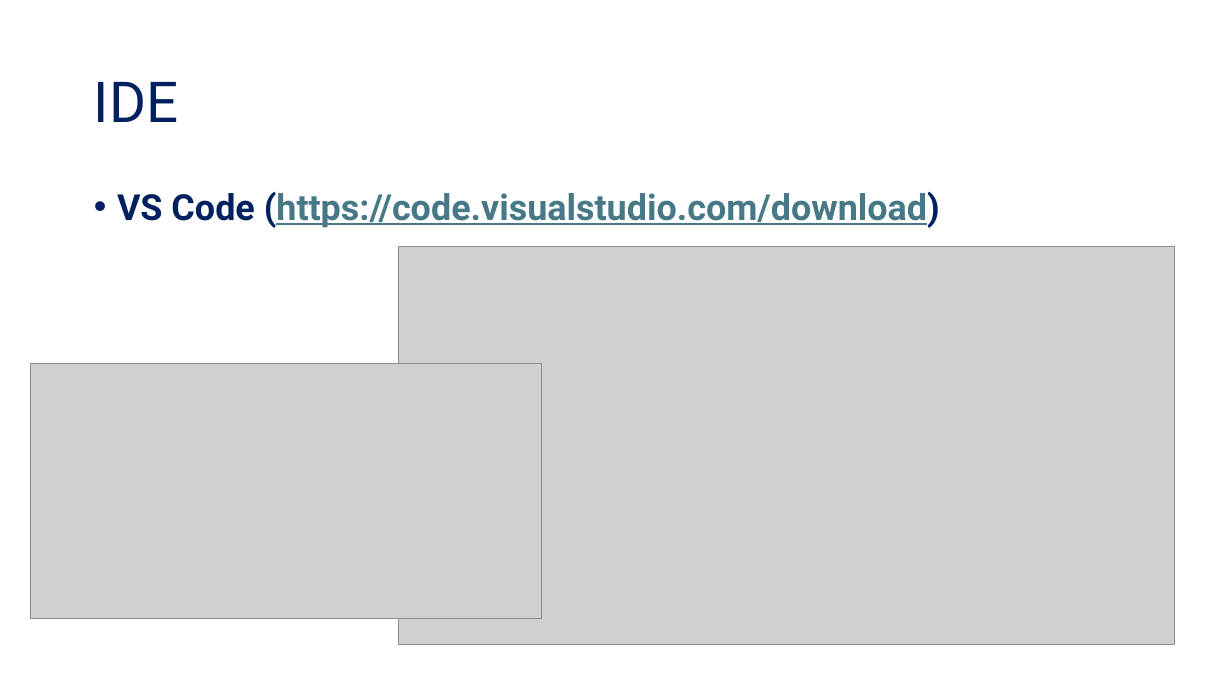
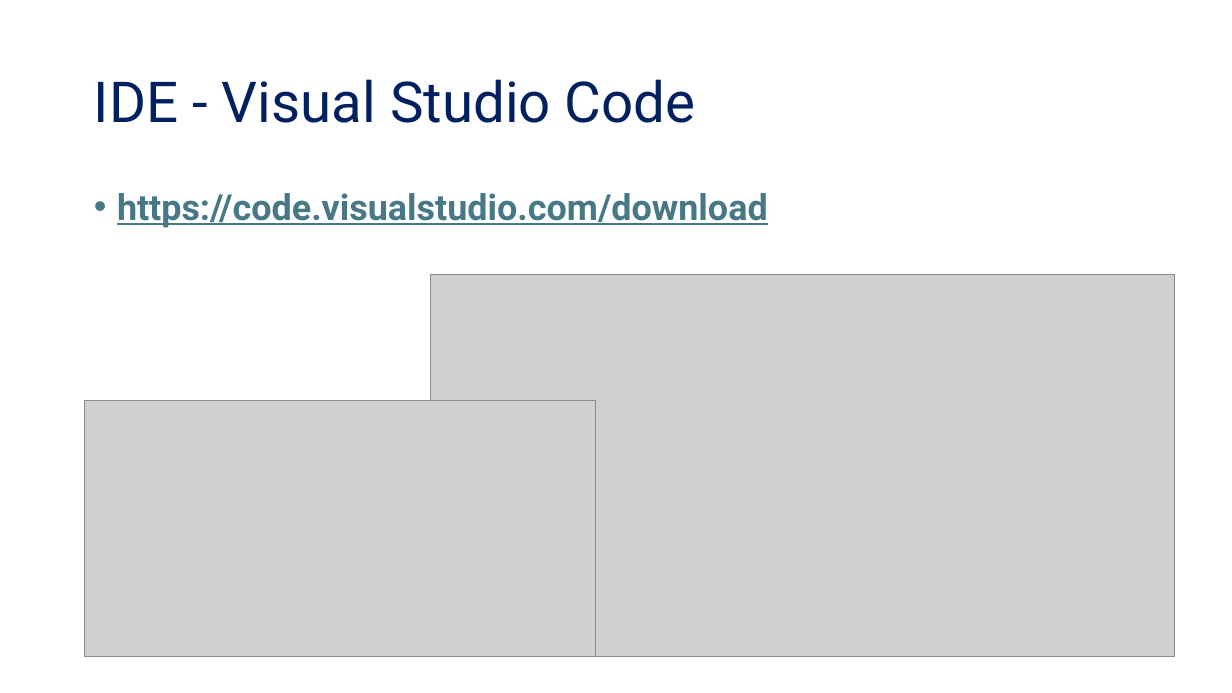
Before and after one commit to tanquangduong/transformer-pt, a slide deck: slide 13 of presentation/Transformer_Udemy/Udemy_P1_Software Prerequisites for Python Project.pptx (slide 9 before the commit). Drawn at 1232x693 pixels with LibreOffice and Linux fonts; fonts in the diff are those of the drawing; grey boxes stand for pictures. Boxes give left, top, right and bottom in pixels: in the first picture for what was removed or moved away, otherwise in the second. Text is boxed around its words. In the diff, an @@ line names an element or a change of style, - is before the commit and + after.

```diff
--- a/presentation/Transformer_Udemy/Udemy_P1_Software Prerequisites for Python Project.pptx
+++ b/presentation/Transformer_Udemy/Udemy_P1_Software Prerequisites for Python Project.pptx
@@ title at box(94, 79, 696, 123): text changed @@
-IDE
+IDE - Visual Studio Code
@@ text at box(117, 193, 768, 228): text changed @@
-• VS Code (https://code.visualstudio.com/download)
+• https://code.visualstudio.com/download
@@ picture: place and size @@
-picture at box(398, 247, 1174, 645)
+picture at box(430, 274, 1174, 656)
@@ picture: place and size @@
-picture at box(30, 363, 542, 618)
+picture at box(85, 401, 596, 656)
```
Also in this commit, not shown: 16 other slides changed, 6 slides added, 25 other files.
